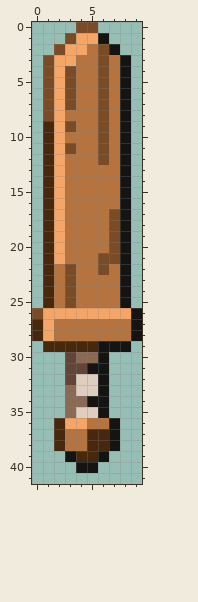
Pixel-art sprite, stored at public/img/wood-sword-66401b73d81c4.png. The picture above was drawn from the file before the commit.
The file is 40x168 pixels, drawn in blocks of 4x4; one block is one cell here.
After:
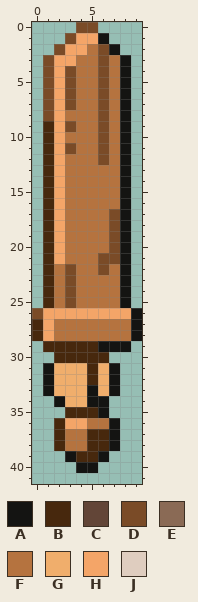
Palette (. is transparent): A #141412  B #47280d  C #624537  D #7a4b27  E #8a6a55  F #b5733f  G #f0ae6c  H #f4a568  J #dfcdbf
Difference:
y 30: x 2..6 .CEEA -> BBBBB
y 31: x 1..7 ..CCAA. -> AGGGBGA
y 32: x 1..7 ..CJJA. -> AGGGBGA
y 33: x 1..7 ..EJJA. -> AGGGAGA
y 34: x 2..4 .EE -> AGG
y 35: x 3..5 EJJ -> BBB
